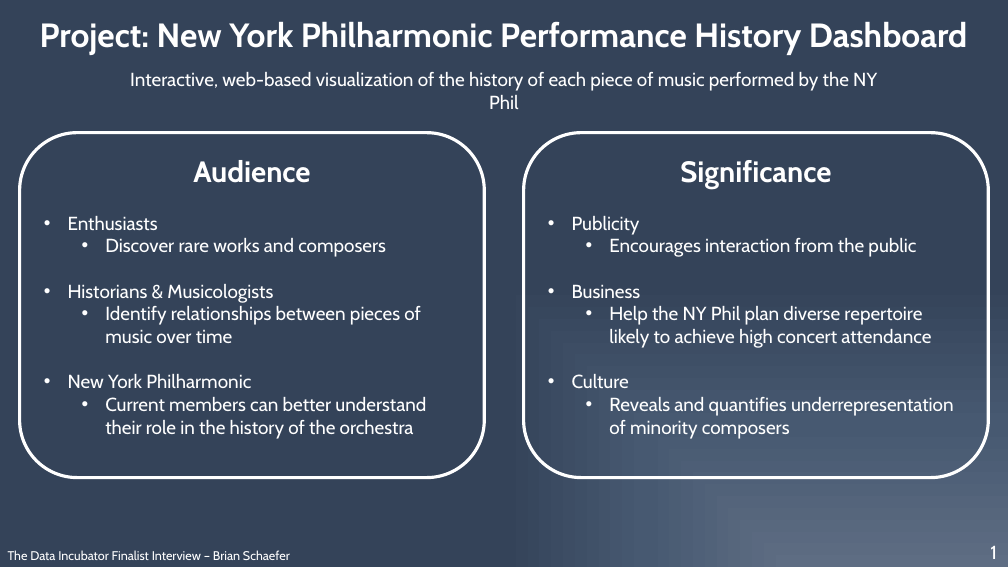
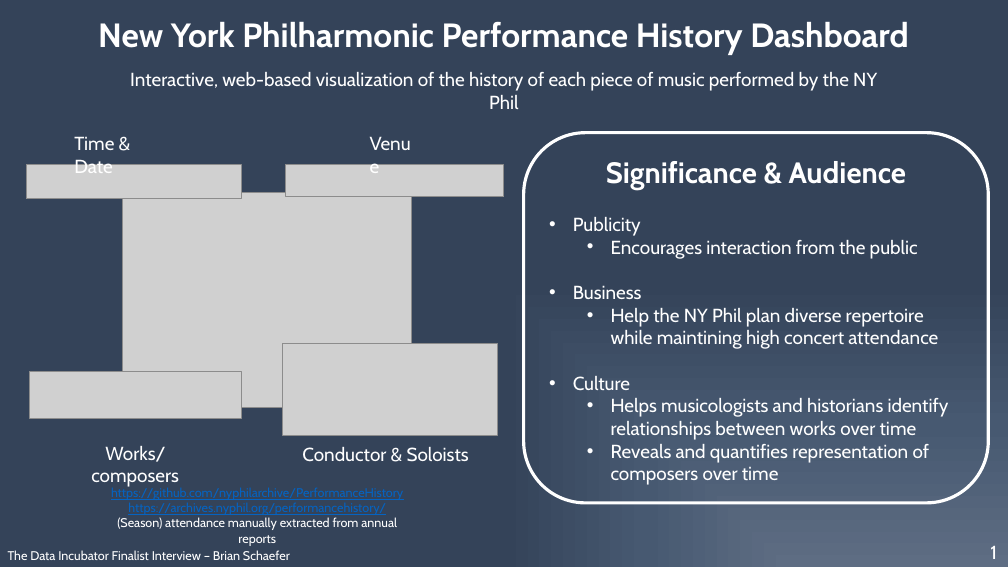
Before and after one commit to physinet/NY-Phil-EDA, a slide deck: slide 1 of interview_pitch.pptx. Drawn at 1008x567 pixels with LibreOffice and Linux fonts; fonts in the diff are those of the drawing; grey boxes stand for pictures. Boxes give left, top, right and bottom in pixels: in the first picture for what was removed or moved away, otherwise in the second. Text is boxed around its words. In the diff, an @@ line names an element or a change of style, - is before the commit and + after.

```diff
--- a/interview_pitch.pptx
+++ b/interview_pitch.pptx
@@ title at (98,22,909,55): text changed @@
-Project: New York Philharmonic Performance History Dashboard
+New York Philharmonic Performance History Dashboard
@@ rounded rectangle removed at (20,132,485,477) @@
-Audience
-• Enthusiasts
-  • Discover rare works and composers
-• Historians & Musicologists
-  • Identify relationships between pieces of music over time
-• New York Philharmonic
-  • Current members can better understand their role in the history of the orchestra
@@ rounded rectangle "Significance & Audience": place and size @@
-rounded rectangle "Significance & Audience" at (524,132,989,477)
+rounded rectangle "Significance & Audience" at (524,132,989,503)
@@ text in rounded rectangle at (606,161,906,190): text changed @@
-Significance
+Significance & Audience
@@ text in rounded rectangle at (611,308,938,349): text changed @@
-  • Help the NY Phil plan diverse repertoire likely to achieve high concert attendance
+  • Help the NY Phil plan diverse repertoire while maintining high concert attendance
@@ text in rounded rectangle at (611,398,949,485): text changed @@
-  • Reveals and quantifies underrepresentation of minority composers
+  • Helps musicologists and historians identify relationships between works over time
+  • Reveals and quantifies representation of composers over time
@@ group added at (26,128,504,488): 5 pictures, 4 texts @@
+Time & Date
+Venue
+Conductor & Soloists
+Works/composers
@@ text added at (111,487,403,546), 12 pt, text #0563C1, underline @@
+https://github.com/nyphilarchive/PerformanceHistory
+https://archives.nyphil.org/performancehistory/
+(Season) attendance manually extracted from annual reports
```
Also in this commit, not shown: 2 other slides changed, 1 slide removed, 2 other files.
